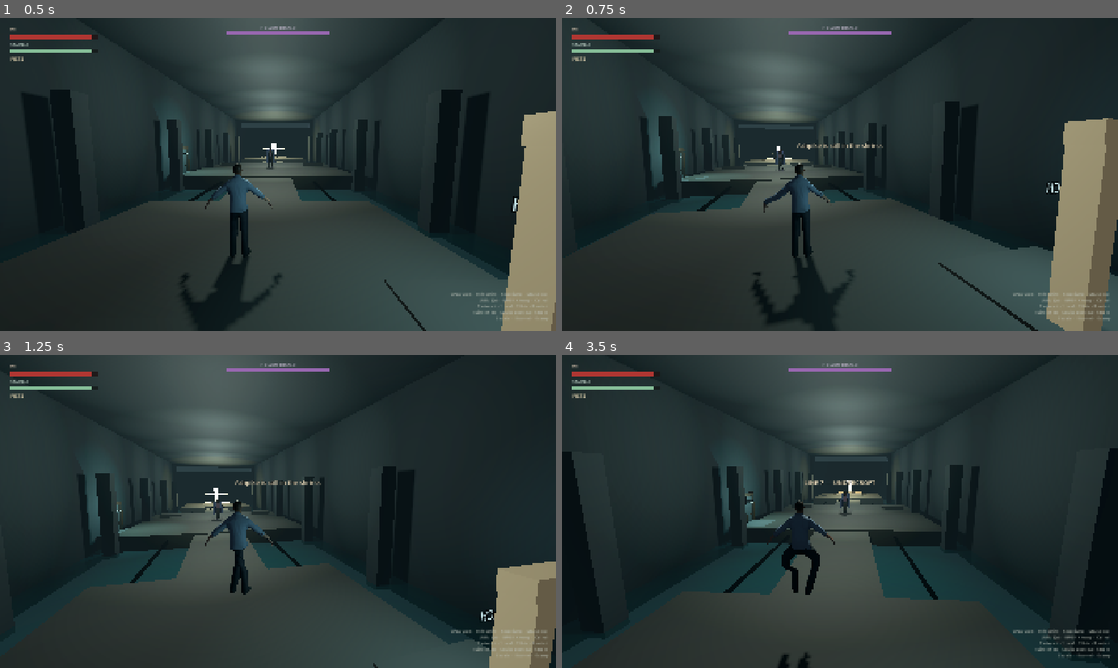
Above: before the commit, frames 1-4 (two rows, left to right).
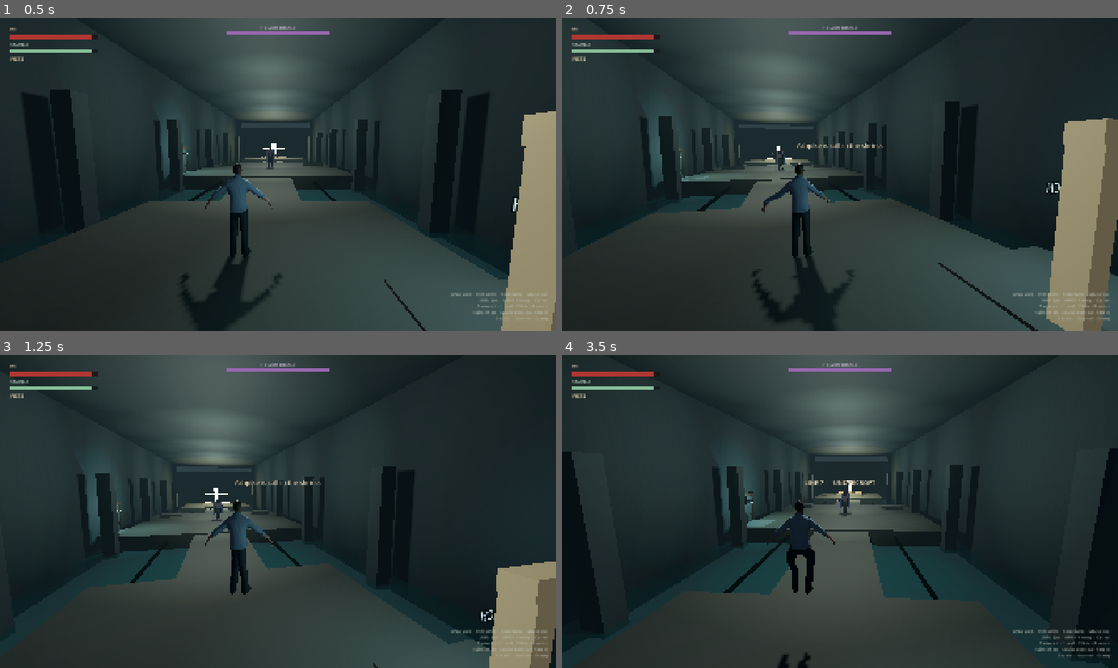
Above: after the commit, the same moments.

Repository: myat93/line7
Game: Godot game, scene res://main.tscn
Same seed, same stepped clock (60 frames per second), same inputs: the game is played once before the commit and once after it.
Inputs (mouse positions are in pixels of both pictures, inside the frame that each line leads up to):
- Up to frame 1 (0.5 s): no input
- Up to frame 2 (0.75 s): tap Enter at 0.5 s; move the mouse to (867, 174) at 0.52 s; hold W (move_forward) from 0.53 s (still down); hold 1 (bind_ashpike) from 0.53 s (still down); click (867, 174) at 0.67 s
- Up to frame 3 (1.25 s): keep holding W (move_forward); keep holding 1 (bind_ashpike); tap Space (jump) at 0.77 s
- Up to frame 4 (3.5 s): keep holding W (move_forward); move the mouse to (812, 511) at 1.27 s; release 1 (bind_ashpike) at 1.28 s; tap 2 (bind_fists) at 1.35 s; tap Space (jump) at 1.52, 3.02 s; move the mouse to (851, 505) at 2.02 s; hold Right mouse button (heavy_attack) 2.03-2.78 s; move the mouse to (834, 517) at 2.77 s; tap E (interact) at 2.85 s; click (834, 517) at 2.92 s

Frame 1 is identical in both runs. In frame 2, less than 0.1% of the frame differs, in the area x 34-41%, y 53-98%; in frame 3, less than 0.1%; in frame 4, 0.3%, in the area x 39-47%, y 60-99%.

Commit message:
Soften stride and punch aim so IBM sleeves stay intact.
Co-authored-by: myat93 <myat93@users.noreply.github.com>

Diff:
--- a/characters/he/he.gd
+++ b/characters/he/he.gd
@@ -472,10 +472,10 @@
 	_pose_idle()
 	var swing := sin(_stride)
 	## Legs only — torso extras stretch the 100×-IBM sleeves.
-	_part_rot("L_Thigh", Vector3(swing * 0.34, 0.0, 0.0))
-	_part_rot("R_Thigh", Vector3(-swing * 0.34, 0.0, 0.0))
-	_part_rot("L_Shin", Vector3(maxf(-swing, 0.0) * 0.28, 0.0, 0.0))
-	_part_rot("R_Shin", Vector3(maxf(swing, 0.0) * 0.28, 0.0, 0.0))
+	_part_rot("L_Thigh", Vector3(swing * 0.16, 0.0, 0.0))
+	_part_rot("R_Thigh", Vector3(-swing * 0.16, 0.0, 0.0))
+	_part_rot("L_Shin", Vector3(maxf(-swing, 0.0) * 0.12, 0.0, 0.0))
+	_part_rot("R_Shin", Vector3(maxf(swing, 0.0) * 0.12, 0.0, 0.0))
 
 
 func _pose_sprint() -> void:
@@ -484,10 +484,10 @@
 	_pose_idle()
 	var swing := sin(_stride)
 	## Legs only. Hip/torso extras stretch the 100×-IBM sleeves across the back.
-	_part_rot("L_Thigh", Vector3(swing * 0.42, 0.0, 0.0))
-	_part_rot("R_Thigh", Vector3(-swing * 0.42, 0.0, 0.0))
-	_part_rot("L_Shin", Vector3(maxf(-swing, 0.0) * 0.40, 0.0, 0.0))
-	_part_rot("R_Shin", Vector3(maxf(swing, 0.0) * 0.40, 0.0, 0.0))
+	_part_rot("L_Thigh", Vector3(swing * 0.18, 0.0, 0.0))
+	_part_rot("R_Thigh", Vector3(-swing * 0.18, 0.0, 0.0))
+	_part_rot("L_Shin", Vector3(maxf(-swing, 0.0) * 0.14, 0.0, 0.0))
+	_part_rot("R_Shin", Vector3(maxf(swing, 0.0) * 0.14, 0.0, 0.0))
 
 
 func _pose_jab() -> void:
@@ -504,7 +504,7 @@
 	## Arms only. Hip/torso extras stretch the 100×-IBM skin on run-stop.
 	_part_rot("L_Forearm", Vector3(0.20, 0.0, 0.0) * snap)
 	_part_rot("L_Fist", Vector3(0.06, 0.0, 0.0) * snap)
-	_rig.aim_along_y("L_UpperArm", Vector3(0.04, 0.10, -1.0), snap * 0.28)
+	_rig.aim_along_y("L_UpperArm", Vector3(0.04, 0.10, -1.0), snap * 0.20)
 	_part_rot("R_UpperArm", Vector3(0.06, -0.04, -0.04))
 
 
@@ -525,7 +525,7 @@
 			commit = 1.0 - clampf((_state_time - wind - active) / maxf(recover, 0.05), 0.0, 1.0) * 0.55
 		_part_rot("R_Forearm", Vector3(0.10, 0.0, 0.0))
 		_part_rot("R_Fist", Vector3(0.06, 0.0, 0.0) * commit)
-		_rig.aim_along_y("R_UpperArm", Vector3(-0.06, 0.08, -1.0), commit * 0.28)
+		_rig.aim_along_y("R_UpperArm", Vector3(-0.06, 0.08, -1.0), commit * 0.20)
 
 
 func _pose_roll() -> void:
